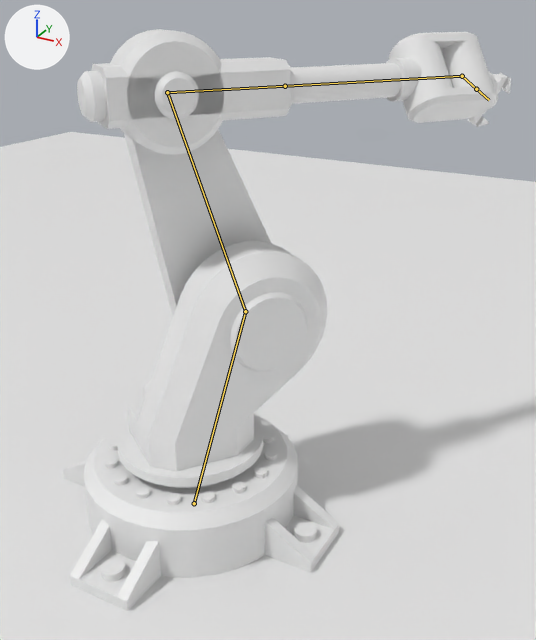
An edit to the glTF model Loopsy_POC/assets/robot_arm.gltf, drawn before and after from the same camera.
Rendered twice from a camera (50 mm lens) standing at (3.34, -4.65, 4.37) and looking at (0.36, 0.77, 1.66). The lights are fixed; the arrows at upper left show +X, +Y and +Z. Both versions are drawn at frame 72 of the action 'ArmatureAction'; the numbers are the values there. The bones that bend it are drawn over the model as lines.

Objects in the first picture: 'ground', 'part_01', 'part_02', 'part_03', 'part_04', 'part_05', 'part_06', 'part_07', 'part_08', 'part_09', 'part_10', 'part_11'.
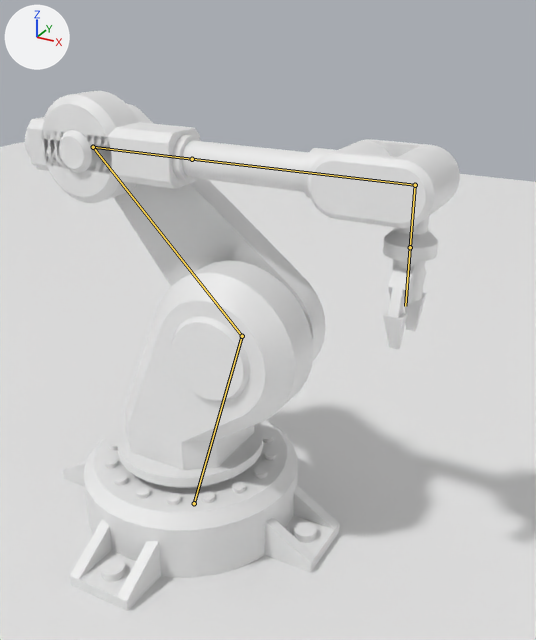
Changed parts and their boxes (x1, y1, x2, y2) in the pictures (536 x 640 px):
'part_02', posed (7% narrower, 8% shorter)
    before: (117, 241, 327, 488)
    after: (118, 260, 313, 488)
'part_07', posed (19% narrower, 11% shorter)
    before: (77, 29, 295, 155)
    after: (25, 91, 201, 203)
'part_05', posed
    before: (124, 130, 271, 316)
    after: (113, 103, 326, 361)
'part_09', posed (43% wider)
    before: (386, 32, 496, 123)
    after: (302, 139, 460, 228)
'part_04', posed
    before: (230, 292, 307, 371)
    after: (172, 316, 250, 401)
'part_08', posed
    before: (291, 63, 402, 104)
    after: (182, 140, 309, 192)
'part_10', posed
    before: (441, 40, 496, 90)
    after: (383, 147, 457, 255)
'part_11', posed
    before: (467, 72, 511, 127)
    after: (383, 247, 438, 349)
'part_06', posed
    before: (155, 71, 199, 120)
    after: (59, 130, 92, 173)
bone 'Bone', root to tip
    before: (194, 503) to (245, 311)
    after: (194, 503) to (242, 336)
bone 'Bone.001', root to tip
    before: (245, 311) to (167, 92)
    after: (242, 336) to (93, 147)
bone 'Bone.002', root to tip
    before: (167, 92) to (285, 86)
    after: (93, 147) to (192, 159)
bone 'Bone.003', root to tip
    before: (285, 86) to (462, 76)
    after: (192, 159) to (415, 185)
bone 'Bone.004', root to tip
    before: (462, 76) to (476, 89)
    after: (415, 185) to (410, 247)
bone 'Bone.005', root to tip
    before: (476, 89) to (489, 100)
    after: (410, 247) to (405, 306)

What changed in the scene script:
```text
Change bone_bone:
    where bone_bone = bpy.data.objects['Armature'].pose.bones['Bone']
    bone_bone.rotation_quaternion: (0.889, -0.125, 0.439, 0.037) -> (1.0, 0.0, 0.0, 0.0)  # degrees (-18, 52, -4) -> degrees (0, 0, 0)
Change bone_bone_001:
    where bone_bone_001 = bpy.data.objects['Armature'].pose.bones['Bone.001']  # child of 'Bone'
    bone_bone_001.rotation_quaternion: (0.972, 0.165, 0.0, -0.165) -> (1.0, 0.0, 0.0, 0.0)  # degrees (19, 3, -19) -> degrees (0, 0, 0)
Change bone_bone_002:
    where bone_bone_002 = bpy.data.objects['Armature'].pose.bones['Bone.002']  # child of 'Bone.001'
    bone_bone_002.rotation_quaternion: (0.972, 0.234, 0.0, 0.0) -> (1.0, 0.0, 0.0, 0.0)  # degrees (27, 0, 0) -> degrees (0, 0, 0)
Change bone_bone_003:
    where bone_bone_003 = bpy.data.objects['Armature'].pose.bones['Bone.003']  # child of 'Bone.002'
    bone_bone_003.rotation_quaternion: (0.889, 0.0, 0.458, 0.0) -> (1.0, 0.0, 0.0, 0.0)  # degrees (0, 54, 0) -> degrees (0, 0, 0)
Change bone_bone_004:
    where bone_bone_004 = bpy.data.objects['Armature'].pose.bones['Bone.004']  # child of 'Bone.003'
    bone_bone_004.rotation_quaternion: (0.889, 0.0, 0.0, -0.458) -> (1.0, 0.0, 0.0, 0.0)  # degrees (0, 0, -54) -> degrees (0, 0, 0)
Change bone_bone_005:
    where bone_bone_005 = bpy.data.objects['Armature'].pose.bones['Bone.005']  # child of 'Bone.004'
    bone_bone_005.rotation_quaternion: (0.889, 0.0, 0.458, 0.0) -> (1.0, 0.0, 0.0, 0.0)  # degrees (0, 54, 0) -> degrees (0, 0, 0)
```
